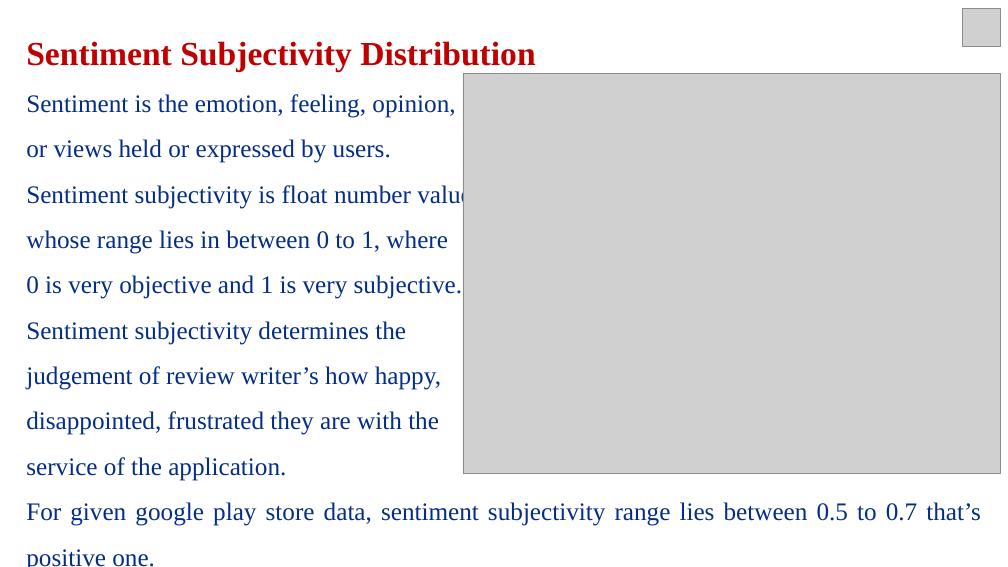
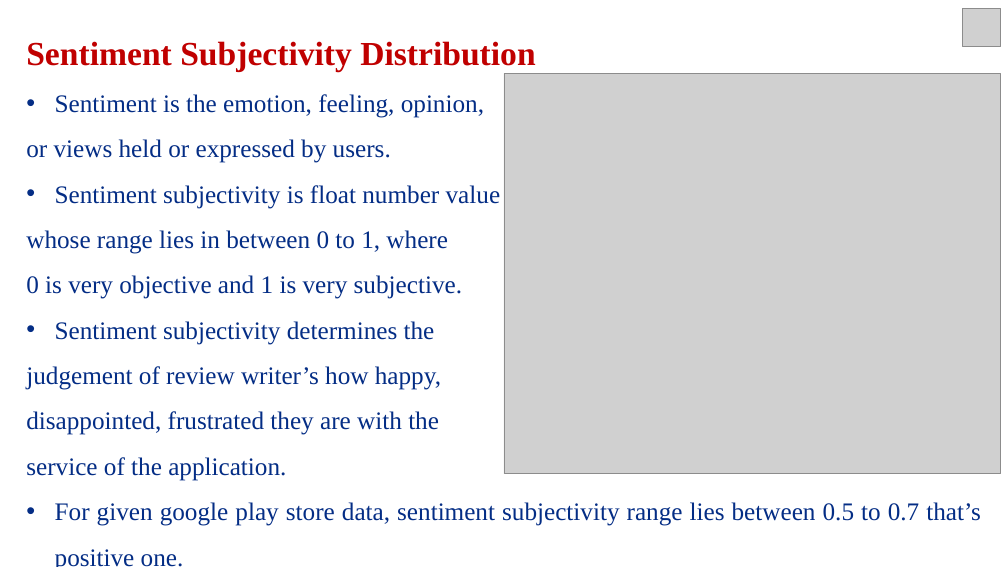
Before and after one commit to vivek16pawar/EDA-CAPSTONE, a slide deck: slide 17 of EDA_Presentation.pptx (slide 16 before the commit). Drawn at 1008x567 pixels with LibreOffice and Linux fonts; fonts in the diff are those of the drawing; grey boxes stand for pictures. Boxes give left, top, right and bottom in pixels: in the first picture for what was removed or moved away, otherwise in the second. Text is boxed around its words. In the diff, an @@ line names an element or a change of style, - is before the commit and + after.

```diff
--- a/EDA_Presentation.pptx
+++ b/EDA_Presentation.pptx
@@ picture: place and size @@
-picture at bbox=[463, 73, 1000, 474]
+picture at bbox=[504, 73, 1001, 474]
@@ text at bbox=[55, 94, 981, 567]: bullet none to • @@
```
Also in this commit, not shown: 11 other slides changed, 1 slide added.
